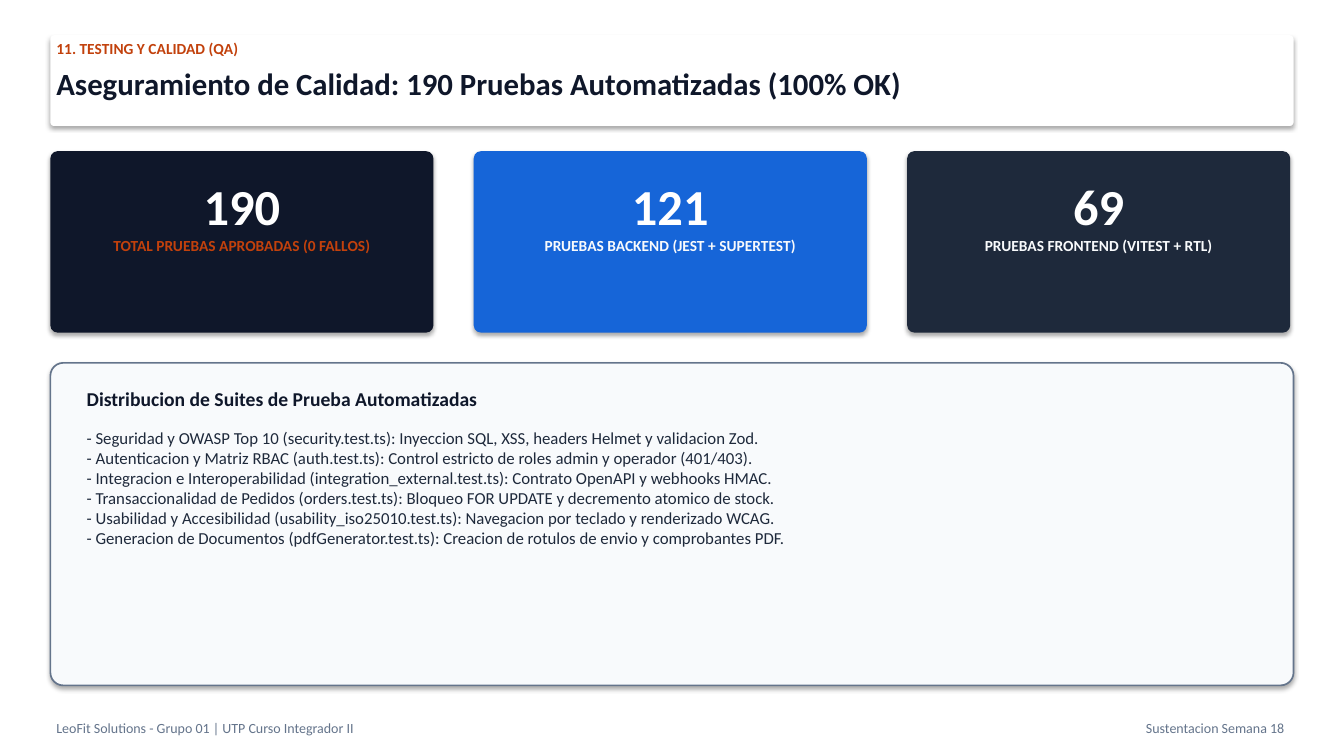
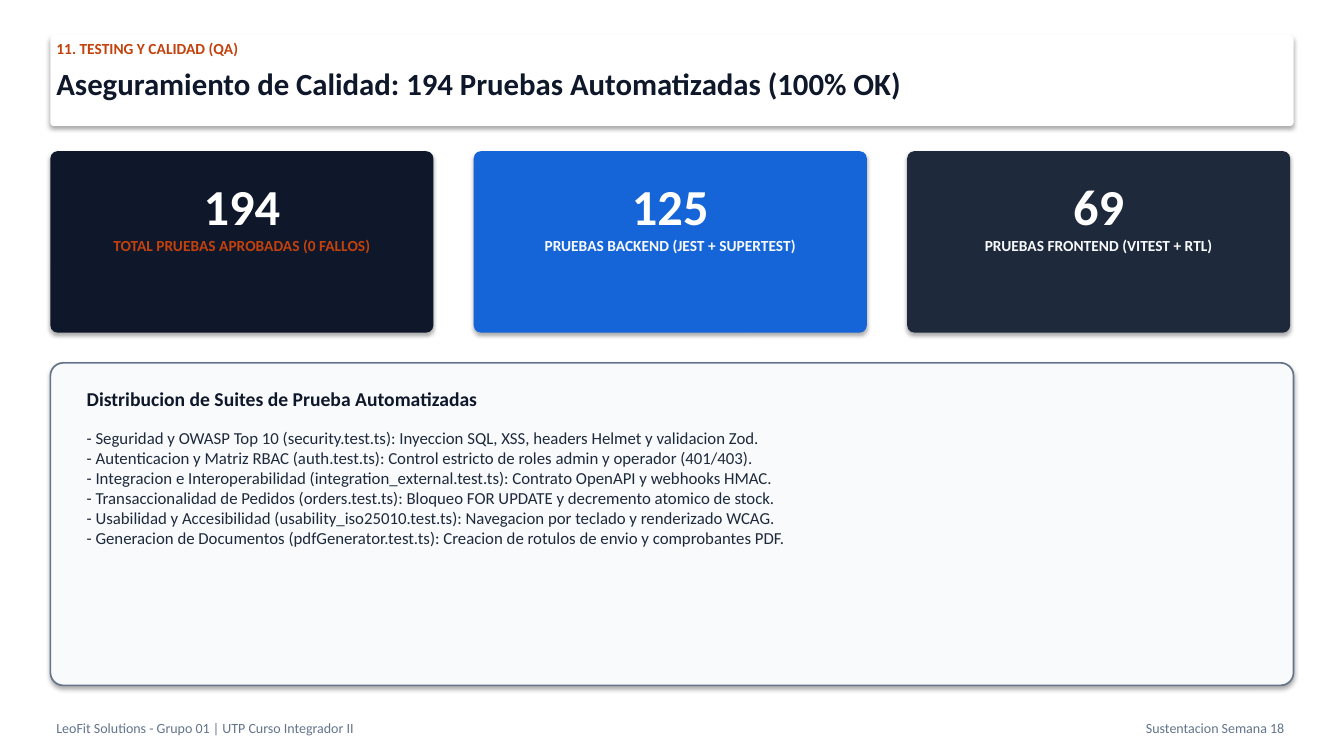
Before and after one commit to Leofit-Solutions-Grupo01/leofit-pedidos-sistema, a slide deck: slide 20 of docs/05_SUSTENTACION_PROYECTO_FINAL_SEMANA_18/03_PRESENTACION_OFICIAL_SUSTENTACION_PROYECTO_FINAL.pptx. Drawn at 1344x756 pixels with LibreOffice and Linux fonts; fonts in the diff are those of the drawing. Boxes give left, top, right and bottom in pixels: in the first picture for what was removed or moved away, otherwise in the second. Text is boxed around its words. In the diff, an @@ line names an element or a change of style, - is before the commit and + after.

```diff
--- a/docs/05_SUSTENTACION_PROYECTO_FINAL_SEMANA_18/03_PRESENTACION_OFICIAL_SUSTENTACION_PROYECTO_FINAL.pptx
+++ b/docs/05_SUSTENTACION_PROYECTO_FINAL_SEMANA_18/03_PRESENTACION_OFICIAL_SUSTENTACION_PROYECTO_FINAL.pptx
@@ text at [56,72,900,101]: text changed @@
-Aseguramiento de Calidad: 190 Pruebas Automatizadas (100% OK)
+Aseguramiento de Calidad: 194 Pruebas Automatizadas (100% OK)
@@ text at [204,192,281,225]: text changed @@
-190
+194
@@ text at [632,192,709,226]: text changed @@
-121
+125
```
Also in this commit, not shown: 5 other slides changed, 11 other files.
